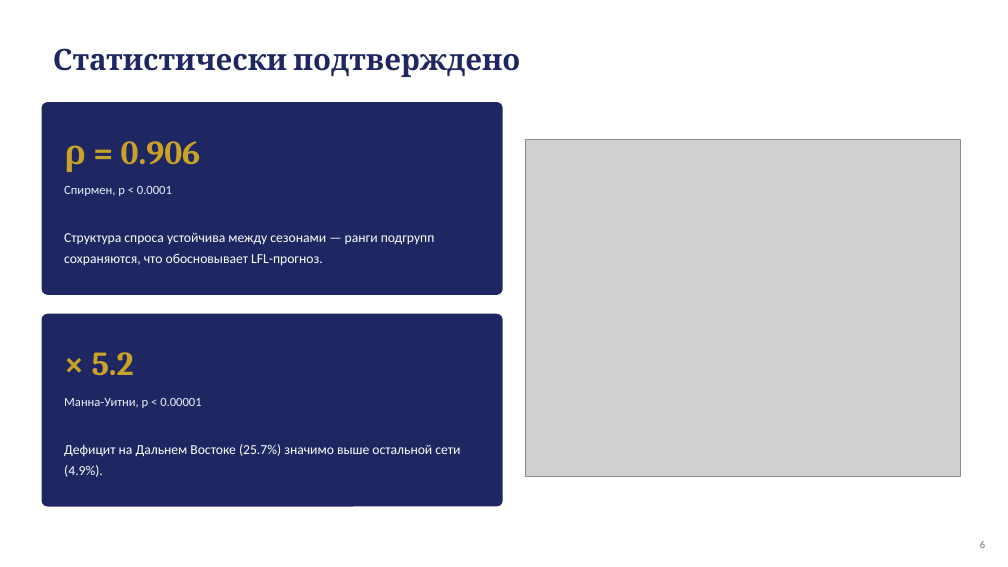
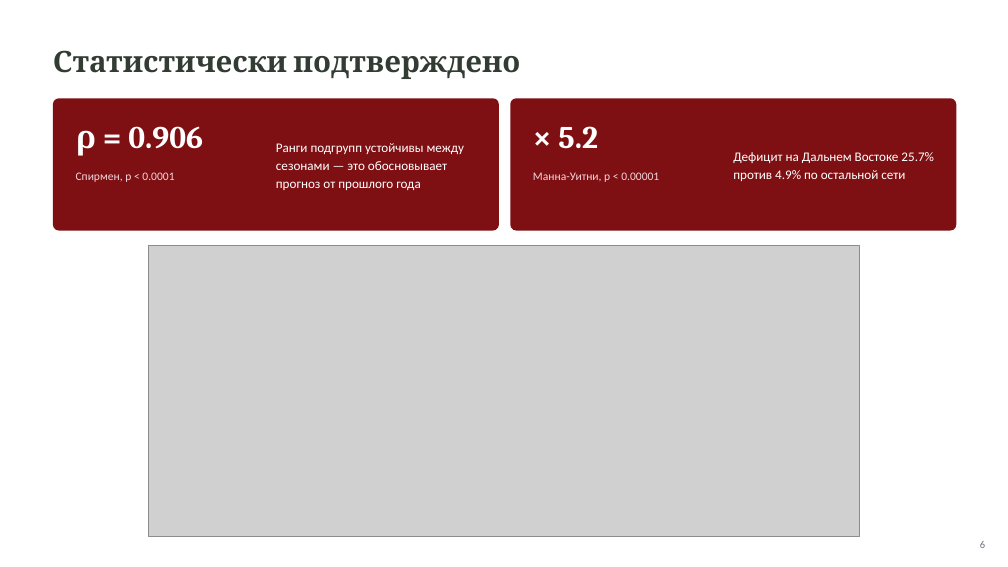
Before and after one commit to AnastasiyaEremina/final_project_hse_eremina, a slide deck: slide 6 of presentation/presentation.pptx. Drawn at 1008x567 pixels with LibreOffice and Linux fonts; fonts in the diff are those of the drawing; grey boxes stand for pictures. Boxes give left, top, right and bottom in pixels: in the first picture for what was removed or moved away, otherwise in the second. Text is boxed around its words. In the diff, an @@ line names an element or a change of style, - is before the commit and + after.

```diff
--- a/presentation/presentation.pptx
+++ b/presentation/presentation.pptx
@@ text "Статистически подтверждено" at bbox=[53, 50, 520, 79]: text colour #1E2761 to #323C32 @@
@@ rounded rectangle: place and size @@
-rounded rectangle at bbox=[42, 102, 503, 295]
+rounded rectangle at bbox=[53, 98, 499, 231]
@@ rounded rectangle at bbox=[53, 98, 499, 231]: fill #1E2761 to #7E1013; proportions changed @@
@@ text "ρ = 0.906": place and size @@
-text "ρ = 0.906" at bbox=[64, 141, 201, 172]
+text "ρ = 0.906" at bbox=[76, 126, 203, 156]
@@ text "ρ = 0.906" at bbox=[76, 126, 203, 156]: size 32 to 30 pt, text colour #C9A227 to #FFFFFF @@
@@ rounded rectangle at bbox=[510, 98, 957, 231]: fill #1E2761 to #7E1013; proportions changed @@
@@ rounded rectangle: place and size @@
-rounded rectangle at bbox=[42, 314, 503, 507]
+rounded rectangle at bbox=[510, 98, 957, 231]
@@ text "× 5.2" at bbox=[558, 126, 598, 149]: size 32 to 30 pt, text colour #C9A227 to #FFFFFF @@
@@ text "× 5.2": place and size @@
-text "× 5.2" at bbox=[92, 352, 134, 376]
+text "× 5.2" at bbox=[558, 126, 598, 149]
@@ text at bbox=[276, 143, 464, 190]: text changed; size 13 to 12.5 pt @@
-Структура спроса устойчива между сезонами — ранги подгрупп сохраняются, что обосновывает LFL-прогноз.
+Ранги подгрупп устойчивы между сезонами — это обосновывает прогноз от прошлого года
@@ text "Спирмен, p < 0.0001": place and size @@
-text "Спирмен, p < 0.0001" at bbox=[64, 186, 172, 196]
+text "Спирмен, p < 0.0001" at bbox=[76, 172, 174, 182]
@@ text "Спирмен, p < 0.0001" at bbox=[76, 172, 174, 182]: size 12 to 11 pt, text colour #EAF0FB to #F3D6DC @@
@@ text "Манна-Уитни, p < 0.00001" at bbox=[533, 172, 659, 182]: size 12 to 11 pt, text colour #EAF0FB to #F3D6DC @@
@@ text "Манна-Уитни, p < 0.00001": place and size @@
-text "Манна-Уитни, p < 0.00001" at bbox=[64, 398, 201, 408]
+text "Манна-Уитни, p < 0.00001" at bbox=[533, 172, 659, 182]
@@ text at bbox=[733, 152, 934, 181]: text changed; size 13 to 12.5 pt @@
-Дефицит на Дальнем Востоке (25.7%) значимо выше остальной сети (4.9%).
+Дефицит на Дальнем Востоке 25.7% против 4.9% по остальной сети
@@ picture: place and size @@
-picture at bbox=[526, 140, 960, 476]
+picture at bbox=[149, 246, 860, 536]
```
Also in this commit, not shown: 5 other slides changed, 6 slides added, 3 slides removed, 13 other files.
